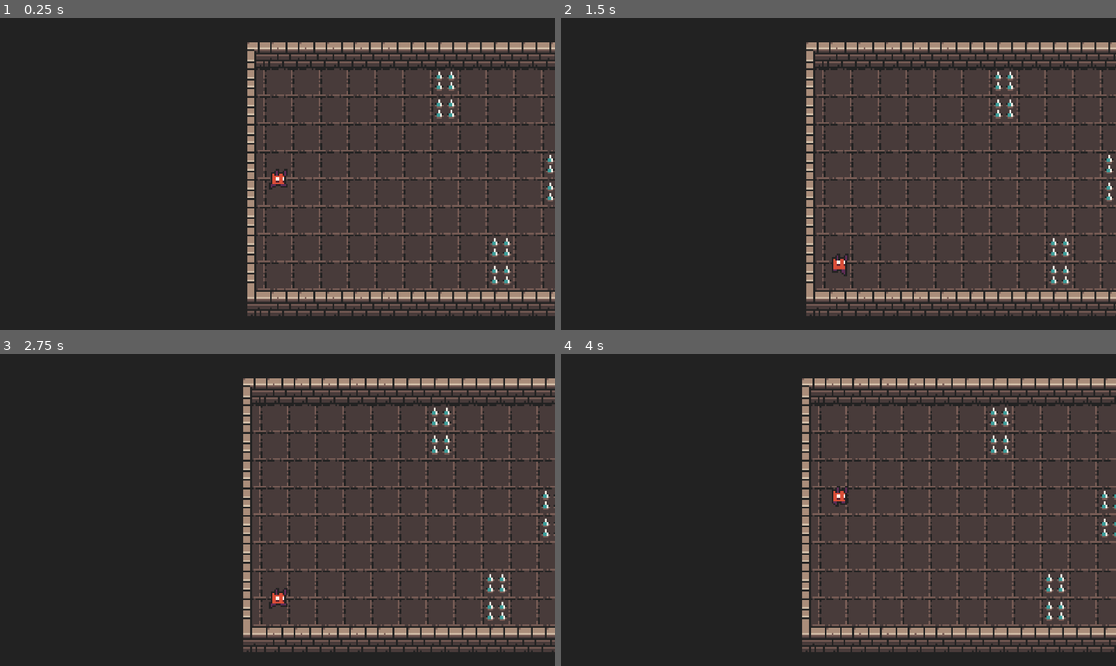
Above: before the commit, frames 1-4 (two rows, left to right).
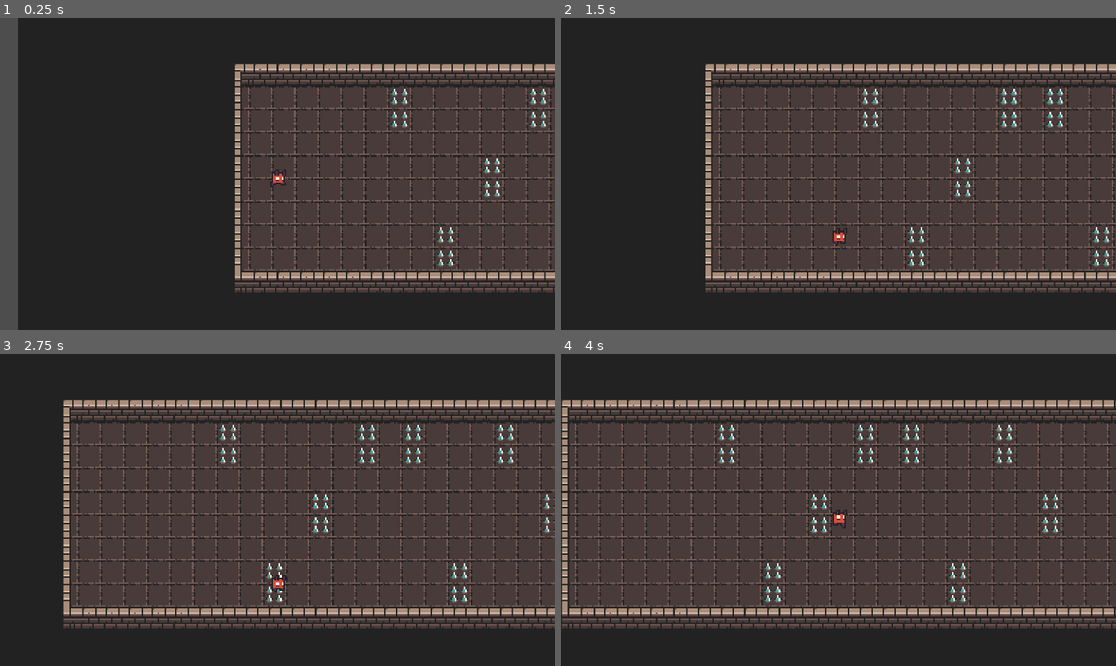
Above: after the commit, the same moments.

Repository: fericfl/escape-the-hell
Game: Godot game, scene res://Scenes/infinite_run.tscn
Same seed, same stepped clock (60 frames per second), same inputs: the game is played once before the commit and once after it. This scene is started directly instead of the project's main scene.
Inputs (mouse positions are in pixels of both pictures, inside the frame that each line leads up to):
- Up to frame 1 (0.25 s): no input
- Up to frame 2 (1.5 s): move the mouse to (960, 158) at 0.52 s; hold D (move_right) 0.53-1.28 s; hold Space (jump) 0.53-1.28 s; move the mouse to (727, 189) at 1.27 s; hold S (change_lane_down) from 1.28 s (still down); click (727, 189) at 1.35 s
- Up to frame 3 (2.75 s): tap Space (jump) at 1.52, 1.55, 1.82 s; move the mouse to (333, 441) at 2.02 s; release S (change_lane_down) at 2.03 s; hold D (move_right) from 2.03 s (still down); hold Space (jump) from 2.03 s (still down)
- Up to frame 4 (4 s): move the mouse to (810, 572) at 2.77 s; release D (move_right) at 2.78 s; release Space (jump) at 2.78 s; hold W (change_lane_up) 2.78-3.53 s; click (810, 572) at 2.85 s; tap Space (jump) at 3.02, 3.05, 3.32 s; move the mouse to (1005, 556) at 3.52 s; hold A (move_left) from 3.53 s (still down); hold Space (jump) from 3.53 s (still down)

The runs differ from the first frame. In frame 1, 27% of the frame differs, in the area x 0-100%, y 0-100%; in frame 2, 34%; in frame 3, 43%; in frame 4, 51%, in the area x 0-100%, y 7-96%.

Commit message:
Polished player movement and added spike interraction

Diff:
--- a/Scenes/infinite_run.tscn
+++ b/Scenes/infinite_run.tscn
@@ -1,9 +1,10 @@
-[gd_scene load_steps=10 format=4 uid="uid://cn5vtchjcnkkt"]
+[gd_scene load_steps=11 format=4 uid="uid://cn5vtchjcnkkt"]
 
 [ext_resource type="Texture2D" uid="uid://ckafe35ri32ny" path="res://Assets/Sprites/TileMaps/atlas_floor-16x16.png" id="1_q1u03"]
 [ext_resource type="Texture2D" uid="uid://dejbjos7ghuol" path="res://Assets/Sprites/TileMaps/atlas_walls_low-16x16.png" id="2_2yuk5"]
 [ext_resource type="PackedScene" uid="uid://67oa117ffhad" path="res://Scenes/player_scroller.tscn" id="2_q1u03"]
 [ext_resource type="PackedScene" uid="uid://sh4hnbdaxm0j" path="res://Scenes/game_manager.tscn" id="4_ioilu"]
+[ext_resource type="PackedScene" uid="uid://cr17uii3iawqj" path="res://Scenes/endgame_scene.tscn" id="4_uxagy"]
 
 [sub_resource type="TileSetAtlasSource" id="TileSetAtlasSource_uxagy"]
 texture = ExtResource("2_2yuk5")
@@ -157,6 +158,7 @@
 11:3/0 = 0
 
 [sub_resource type="TileSet" id="TileSet_ioilu"]
+physics_layer_0/collision_layer = 1
 sources/0 = SubResource("TileSetAtlasSource_2yuk5")
 sources/1 = SubResource("TileSetAtlasSource_ioilu")
 
@@ -173,9 +175,10 @@
 tile_map_data = PackedByteArray("AAAAAAAAAQAJAAIAAAAAAAkAAAAAAAAAAAAAAAoAAAAAAAAAAAAAAAsAAAAAAAAAAAAAAAwAAAAAAAAAAAABAA …(1552 unchanged characters)…
 tile_set = SubResource("TileSet_ioilu")
 
-[node name="PlayerScroller" parent="." instance=ExtResource("2_q1u03")]
+[node name="PlayerScroller" parent="." node_paths=PackedStringArray("tilemap") instance=ExtResource("2_q1u03")]
 position = Vector2(7, 141)
-SPEED = 1
+endgame_scene = ExtResource("4_uxagy")
+tilemap = NodePath("../Ground")
 
 [node name="GameManager" parent="." node_paths=PackedStringArray("tilemap", "player") instance=ExtResource("4_ioilu")]
 tilemap = NodePath("../Ground")
--- a/Scenes/player_scroller.tscn
+++ b/Scenes/player_scroller.tscn
@@ -64,7 +64,7 @@
 }
 
 [node name="Camera2D" type="Camera2D" parent="."]
-zoom = Vector2(6, 6)
+zoom = Vector2(5, 5)
 drag_vertical_enabled = true
 drag_top_margin = 1.0
 drag_bottom_margin = 1.0
--- a/Scripts/player_scroller.gd
+++ b/Scripts/player_scroller.gd
@@ -1,9 +1,14 @@
 extends CharacterBody2D
 
-@export var SPEED = 200
+@export var NORMAL_SPEED = 50
+@export var SLOW_SPEED = 15
+@export var lives: int = 3
 @export var JUMP_HEIGHT = 12
 @export var JUMP_DURATION = 0.5
+@export var endgame_scene: PackedScene
 @export var animation_player: AnimationPlayer
+@export var tilemap: TileMapLayer
+@export var SPIKE_TILE = Vector2i(3, 3)
 
 const LANE_HEIGHT = 32
 const LANES = [96, 144, 192]
@@ -11,34 +16,42 @@
 var is_jumping = false
 var jump_timer = 0.0
 var original_y = 0.0
+var current_speed = NORMAL_SPEED
+var did_hit_spike = false
+var target_y: float = 0.0
 
 func _ready():
 	position.y = LANES[current_lane]
+	target_y = position.y
 
-func _physics_process(_delta: float) -> void:
-	velocity.x = SPEED
+func _physics_process(delta: float) -> void:
+	global_position.y = lerp(global_position.y, target_y, 8 * delta)
+	velocity.x = current_speed
 	velocity.y = 0
 
 	if is_jumping:
-		animation_player.stop()
-		jump_timer -= _delta
+		jump_timer -= delta
+		var t = 1.0 - (jump_timer / JUMP_DURATION)
+		var jump_offset = -JUMP_HEIGHT * sin(t * PI)
 		if jump_timer > 0:
-			global_position.y = original_y - JUMP_HEIGHT
+			global_position.y = original_y + jump_offset
 		else:
 			is_jumping = false
-			update_lane_position()
+			target_y = LANES[current_lane]
+			animation_player.speed_scale = 1
 	animation_player.play("run")
+	check_spike_collision()
 	move_and_slide()
 
 func _unhandled_input(event: InputEvent) -> void:
 	if event.is_action_pressed("change_lane_up"):
 		if current_lane > 0:
 			current_lane -= 1
-			update_lane_position()
+			target_y = LANES[current_lane]
 	elif event.is_action_pressed("change_lane_down"):
 		if current_lane < LANES.size() - 1:
 			current_lane += 1
-			update_lane_position()
+			target_y = LANES[current_lane]
 	elif event.is_action_pressed("jump") and is_jumping == false:
 		start_jump()
 
@@ -46,6 +59,23 @@
 	is_jumping = true
 	jump_timer = JUMP_DURATION
 	original_y = global_position.y
+	animation_player.speed_scale = 0.5
 
-func update_lane_position():
-	global_position.y = LANES[current_lane]
+func check_spike_collision():
+	if is_jumping:
+		did_hit_spike = false
+		return
+	var local_pos = tilemap.to_local(global_position)
+	var tile_coords = tilemap.local_to_map(local_pos)
+	var tile = tilemap.get_cell_atlas_coords(tile_coords)
+
+	if tile == SPIKE_TILE:
+		if not did_hit_spike:
+			did_hit_spike = true
+			lives -= 1
+			current_speed = SLOW_SPEED
+			if lives <= 0:
+				get_tree().change_scene_to_packed(endgame_scene)
+	else:
+		did_hit_spike = false
+		current_speed = NORMAL_SPEED
